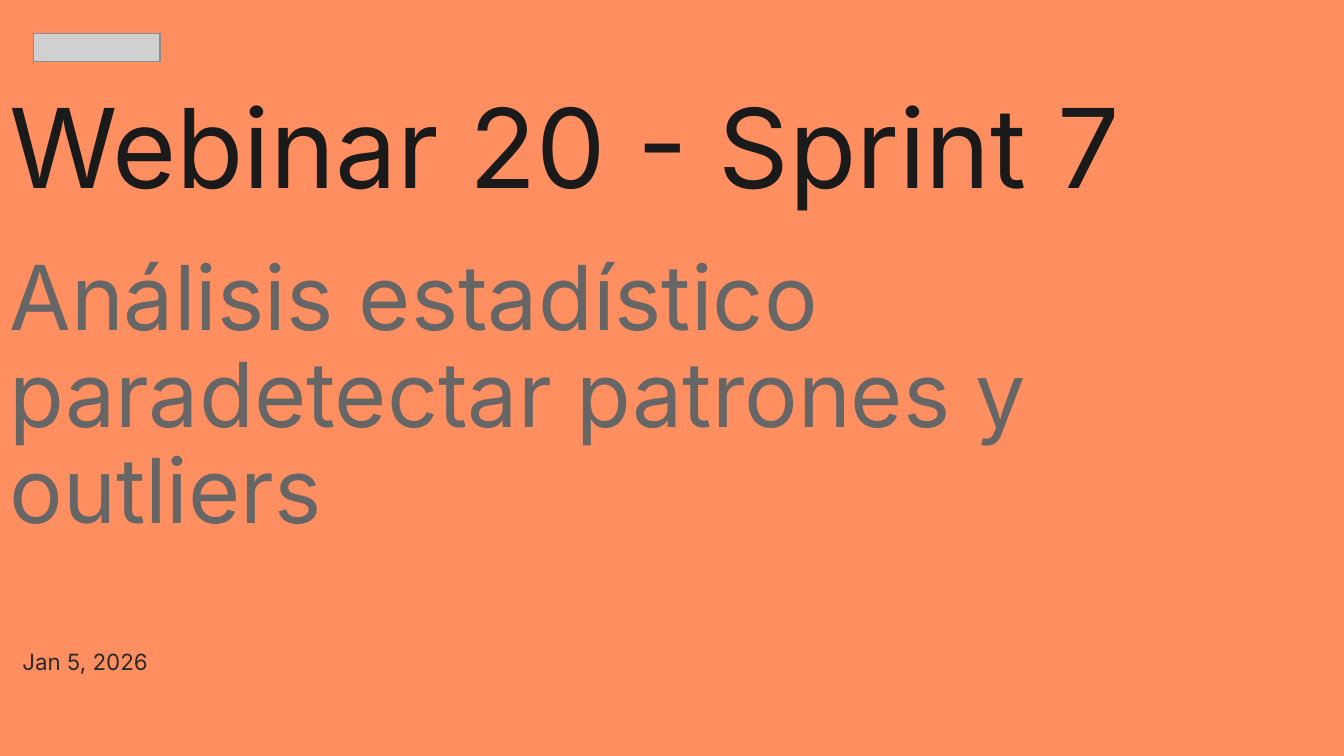
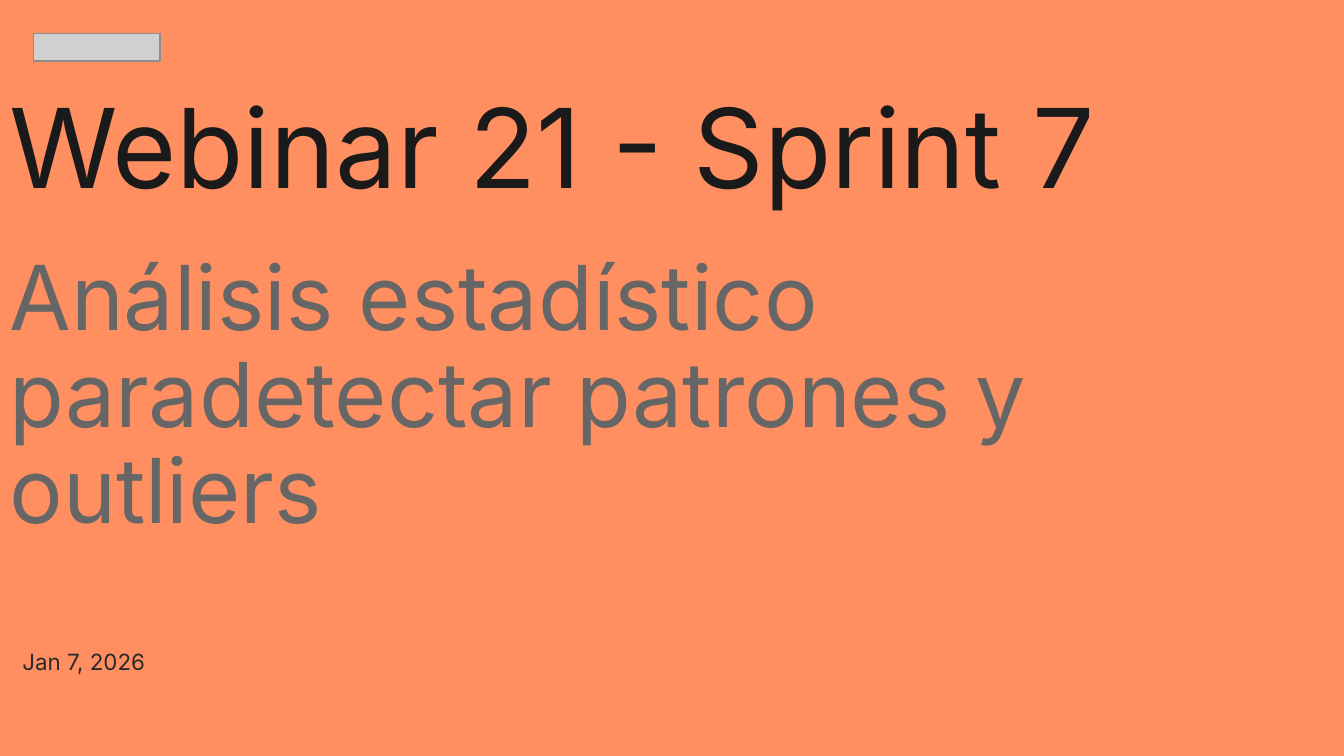
Before and after one commit to zyntonyson/bootcamp_ds_da, a slide deck: slide 1 of 07-da-v8-patrones-outliers/21-preparacion-datos.pptx. Drawn at 1344x756 pixels with LibreOffice and Linux fonts; fonts in the diff are those of the drawing; grey boxes stand for pictures. Boxes give left, top, right and bottom in pixels: in the first picture for what was removed or moved away, otherwise in the second. Text is boxed around its words. In the diff, an @@ line names an element or a change of style, - is before the commit and + after.

```diff
--- a/07-da-v8-patrones-outliers/21-preparacion-datos.pptx
+++ b/07-da-v8-patrones-outliers/21-preparacion-datos.pptx
@@ title at bbox=[9, 105, 1095, 445]: text changed @@
-Webinar 20 - Sprint 7
-Análisis estadístico paradetectar patrones y outliers
+Webinar 21 - Sprint 7
+Análisis estadístico paradetectar patrones y outliers
@@ subtitle at bbox=[22, 653, 145, 674]: text changed @@
-Jan 5, 2026
+Jan 7, 2026
```
Also in this commit, not shown: 3 other slides changed, 3 other files.
